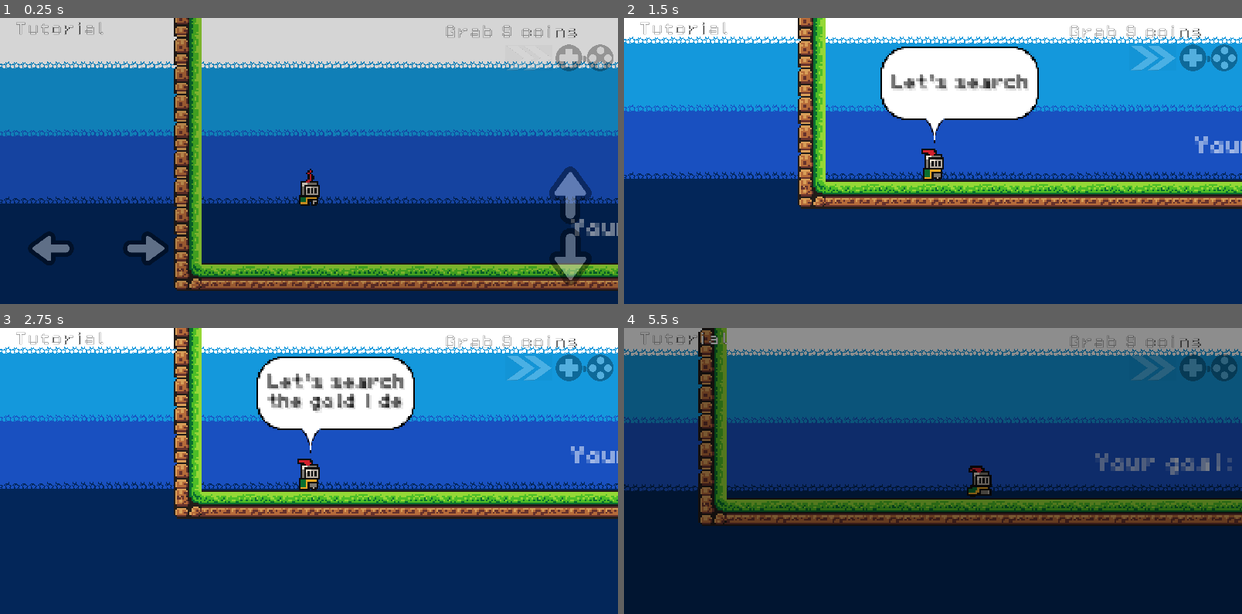
Above: before the commit, frames 1-4 (two rows, left to right).
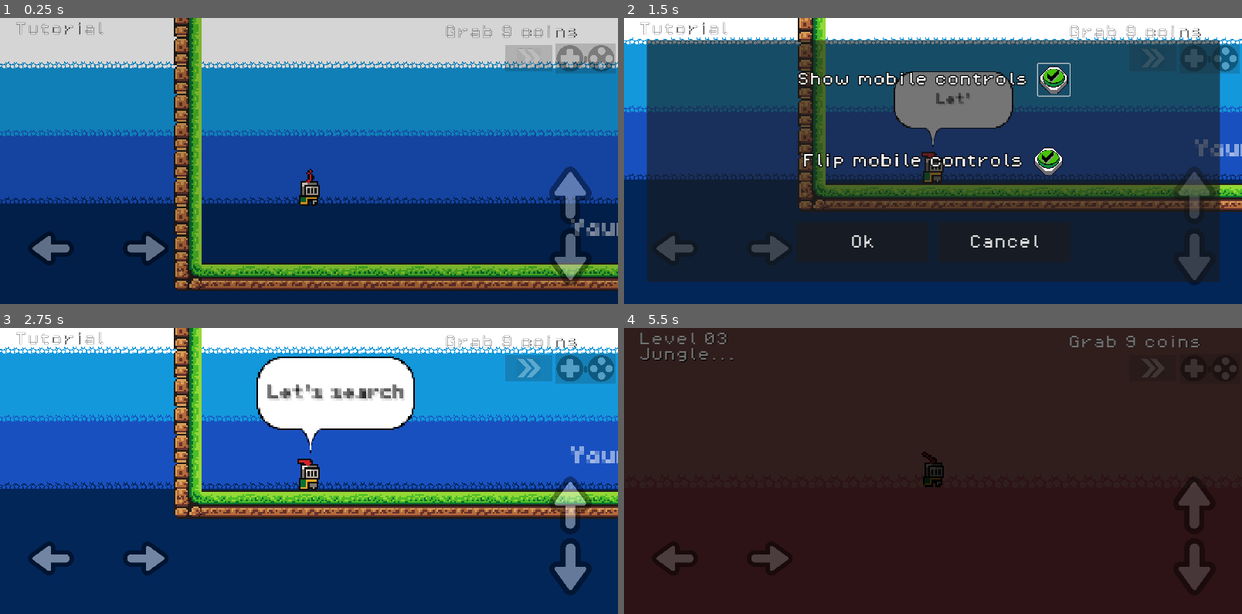
Above: after the commit, the same moments.

Repository: olivierpons/godot-prout-2d
Game: Godot game, scene res://scene/levels/level_01.tscn
Same seed, same stepped clock (60 frames per second), same inputs: the game is played once before the commit and once after it.
Inputs (mouse positions are in pixels of both pictures, inside the frame that each line leads up to):
- Up to frame 1 (0.25 s): no input
- Up to frame 2 (1.5 s): click (1211, 58) at 0.52 s; click (1056, 80) at 1.27 s
- Up to frame 3 (2.75 s): click (383, 551) at 2 s, where only the run after the commit has a clickable "Cancel"
- Up to frame 4 (5.5 s): click (1155, 368) at 2.77 s; click (1155, 368) at 3.52 s; move the mouse to (933, 479) at 4.27 s; hold D (move_right) from 4.28 s (still down); tap X (next_level) at 4.35, 5.1 s; click (933, 479) at 4.42 s; tap Delete (jump) at 4.52, 5.27 s; move the mouse to (809, 485) at 5.02 s; click (809, 485) at 5.17 s

The runs differ from the first frame. In frame 1, 1.5% of the frame differs, in the area x 81-100%, y 8-20%; in frame 2, 78%; in frame 3, 5.9%; in frame 4, 98%, in the area x 0-100%, y 0-100%.
Error before the commit: Invalid access to property or key 'next_level' on a base object of type 'Area2D (exit_door.gd)'. (res://scripts/game_manager.gd:77)

Commit message:
Option menu (not working)

Diff:
--- a/scene/canvas_layer_for_all.tscn
+++ b/scene/canvas_layer_for_all.tscn
@@ -7,9 +7,7 @@
 [ext_resource type="Texture2D" uid="uid://decjww6mvh1fu" path="res://assets/sprites/joystick_mobile/joypad.png" id="6_l5lpf"]
 [ext_resource type="PackedScene" uid="uid://dojjd3ps2ndk" path="res://scene/fade_in_out.tscn" id="7_551ug"]
 [ext_resource type="Texture2D" uid="uid://lqey81cxwfc0" path="res://assets/sprites/double-arrow.png" id="7_krs64"]
-
-[sub_resource type="RectangleShape2D" id="RectangleShape2D_wbqib"]
-size = Vector2(450, 220)
+[ext_resource type="PackedScene" uid="uid://bq4kccnk0a0yc" path="res://scene/options.tscn" id="9_yaequ"]
 
 [node name="canvas_layer_for_all" type="CanvasLayer"]
 script = ExtResource("1_u3hlp")
@@ -58,21 +56,30 @@
 [node name="mobile_up_down" parent="." instance=ExtResource("4_sslw1")]
 position = Vector2(1292, 540)
 
-[node name="btn_show_hide_mobile" type="TouchScreenButton" parent="."]
+[node name="btn_next_level" type="Button" parent="."]
 self_modulate = Color(1, 1, 1, 0.305882)
-position = Vector2(1257, 58)
+offset_left = 1144.0
+offset_top = 61.0
+offset_right = 1502.0
+offset_bottom = 261.0
 scale = Vector2(0.3, 0.3)
-texture_normal = ExtResource("6_l5lpf")
-shape = SubResource("RectangleShape2D_wbqib")
+icon = ExtResource("7_krs64")
+icon_alignment = 1
 
-[node name="btn_next_level" type="TouchScreenButton" parent="."]
-self_modulate = Color(1, 1, 1, 0.231373)
-position = Vector2(1145, 62)
-scale = Vector2(0.569207, 0.378171)
-texture_normal = ExtResource("7_krs64")
+[node name="btn_options" type="Button" parent="."]
+self_modulate = Color(1, 1, 1, 0.305882)
+offset_left = 1258.0
+offset_top = 58.0
+offset_right = 1713.0
+offset_bottom = 286.0
+scale = Vector2(0.3, 0.3)
+icon = ExtResource("6_l5lpf")
+
+[node name="options" parent="." instance=ExtResource("9_yaequ")]
+visible = false
 
 [node name="fade_in_out" parent="." instance=ExtResource("7_551ug")]
 visible = false
 
-[connection signal="released" from="btn_show_hide_mobile" to="." method="_on_touch_screen_button_released"]
-[connection signal="released" from="btn_next_level" to="." method="_on_btn_next_level_released"]
+[connection signal="pressed" from="btn_next_level" to="." method="_on_btn_next_level_pressed"]
+[connection signal="pressed" from="btn_options" to="." method="_on_btn_options_pressed"]
--- a/scene/fade_in_out.tscn
+++ b/scene/fade_in_out.tscn
@@ -99,6 +99,7 @@
 anchor_bottom = 1.0
 grow_horizontal = 2
 grow_vertical = 2
+mouse_filter = 2
 script = ExtResource("1_75mdi")
 
 [node name="AnimationPlayer" type="AnimationPlayer" parent="."]
--- a/scene/levels/level_05.tscn
+++ b/scene/levels/level_05.tscn
@@ -117,7 +117,7 @@
 layer_1/tile_data = PackedInt32Array(131070, 720896, 0, 131071, 0, 0, 65536, 0, 0, 65537, 0, 0, 65538, 0, 0, 65539, 0,  …(2387 unchanged characters)…
 layer_2/name = "Foreground"
 layer_2/z_index = 10
-layer_2/tile_data = PackedInt32Array(-65534, 131072, 4, 65545, 65536, 5, 65542, 65536, 5, -8, 196608, 7, 65528, 196608, 8, -65544, 131072, 4, -393226, 458752, 17, -393227, 524288, 10, -393228, 524288, 10, -393229, 524288, 10, -393230, 524288, 10, -393231, 524288, 10, -393232, 524288, 10, -393233, 524288, 10, -458762, 458752, 16, -458761, 458752, 15, -458760, 524288, 15)
+layer_2/tile_data = PackedInt32Array(-65534, 131072, 4, 65545, 65536, 5, 65542, 65536, 5, -8, 196608, 7, 65528, 196608, 8, -65544, 131072, 4, -393229, 524288, 10, -393230, 524288, 10, -393231, 524288, 10, -393232, 524288, 10, -393233, 524288, 10)
 
 [node name="Player" parent="." instance=ExtResource("3_rt1i7")]
 position = Vector2(-345, -256)
@@ -218,7 +218,6 @@
 [node name="exit_door" parent="." instance=ExtResource("13_g07mb")]
 z_index = -1
 position = Vector2(-344, -93)
-next_level = 7
 
 [node name="canvas_layer_for_all" parent="." instance=ExtResource("14_68jnv")]
 label_for_level = "Level 06"
--- a/scene/levels/level_06.tscn
+++ b/scene/levels/level_06.tscn
@@ -36,7 +36,7 @@
 layer_1/tile_data = PackedInt32Array(-65546, 0, 0, -65545, 0, 0, -65544, 0, 0, -65543, 0, 0, -65542, 0, 0, -65541, 0, 0 …(398 unchanged characters)…
 layer_2/name = "Foreground"
 layer_2/z_index = 10
-layer_2/tile_data = PackedInt32Array(-131080, 458752, 15, -131079, 524288, 15, -131078, 458752, 15, -131077, 524288, 15, -131081, 458752, 16, -196629, 458753, 0, -131093, 458753, 1, -196625, 458753, 0, -131089, 458753, 1)
+layer_2/tile_data = PackedInt32Array(-196629, 458753, 0, -131093, 458753, 1, -196625, 458753, 0, -131089, 458753, 1)
 
 [node name="Player" parent="." instance=ExtResource("3_ulsyu")]
 position = Vector2(-278, -119)
@@ -113,7 +113,6 @@
 [node name="exit_door" parent="." instance=ExtResource("16_qsdgc")]
 z_index = -1
 position = Vector2(-140, -29)
-next_level = 8
 
 [node name="canvas_layer_for_all" parent="." instance=ExtResource("14_uyl1q")]
 label_for_level = "Level 07"
--- /dev/null
+++ b/scene/options.tscn
@@ -0,0 +1,89 @@
+[gd_scene load_steps=4 format=3 uid="uid://bq4kccnk0a0yc"]
+
+[ext_resource type="Theme" uid="uid://bt4kflvkw2li7" path="res://theme.tres" id="1_4nsnd"]
+[ext_resource type="Script" path="res://scripts/options.gd" id="1_457r7"]
+
+[sub_resource type="Theme" id="Theme_n2c3x"]
+
+[node name="options" type="Panel"]
+process_mode = 3
+anchors_preset = 15
+anchor_right = 1.0
+anchor_bottom = 1.0
+offset_left = 50.0
+offset_top = 50.0
+offset_right = -50.0
+offset_bottom = -50.0
+grow_horizontal = 2
+grow_vertical = 2
+script = ExtResource("1_457r7")
+
+[node name="VBoxContainer" type="VBoxContainer" parent="."]
+layout_mode = 1
+anchors_preset = 15
+anchor_right = 1.0
+anchor_bottom = 1.0
+grow_horizontal = 2
+grow_vertical = 2
+mouse_filter = 0
+
+[node name="HBoxContainer" type="HBoxContainer" parent="VBoxContainer"]
+layout_mode = 2
+size_flags_horizontal = 4
+size_flags_vertical = 6
+mouse_filter = 0
+theme = SubResource("Theme_n2c3x")
+theme_override_constants/separation = 22
+
+[node name="Label" type="Label" parent="VBoxContainer/HBoxContainer"]
+layout_mode = 2
+mouse_filter = 0
+theme = ExtResource("1_4nsnd")
+text = "Show mobile controls"
+
+[node name="CheckBox" type="CheckBox" parent="VBoxContainer/HBoxContainer"]
+layout_mode = 2
+theme = ExtResource("1_4nsnd")
+
+[node name="hbox_flip_controls" type="HBoxContainer" parent="VBoxContainer"]
+layout_mode = 2
+size_flags_horizontal = 4
+size_flags_vertical = 6
+mouse_filter = 0
+theme = SubResource("Theme_n2c3x")
+theme_override_constants/separation = 22
+
+[node name="label_flip_controls" type="Label" parent="VBoxContainer/hbox_flip_controls"]
+layout_mode = 2
+mouse_filter = 0
+theme = ExtResource("1_4nsnd")
+text = "Flip mobile controls"
+
+[node name="CheckBox" type="CheckBox" parent="VBoxContainer/hbox_flip_controls"]
+layout_mode = 2
+theme = ExtResource("1_4nsnd")
+button_pressed = true
+
+[node name="hbox_buttons" type="HBoxContainer" parent="VBoxContainer"]
+layout_mode = 2
+size_flags_horizontal = 4
+size_flags_vertical = 6
+mouse_filter = 0
+theme = SubResource("Theme_n2c3x")
+theme_override_constants/separation = 22
+
+[node name="btn_ok" type="Button" parent="VBoxContainer/hbox_buttons"]
+custom_minimum_size = Vector2(300, 90)
+layout_mode = 2
+theme = ExtResource("1_4nsnd")
+text = "Ok"
+
+[node name="btn_cancel" type="Button" parent="VBoxContainer/hbox_buttons"]
+custom_minimum_size = Vector2(300, 90)
+layout_mode = 2
+theme = ExtResource("1_4nsnd")
+text = "Cancel"
+
+[connection signal="visibility_changed" from="." to="." method="_on_visibility_changed"]
+[connection signal="pressed" from="VBoxContainer/hbox_buttons/btn_ok" to="." method="_on_btn_ok_pressed"]
+[connection signal="pressed" from="VBoxContainer/hbox_buttons/btn_cancel" to="." method="_on_btn_cancel_pressed"]
--- a/scripts/bottle.gd
+++ b/scripts/bottle.gd
@@ -7,7 +7,7 @@
 @onready var area_2d = $Area2D
 @onready var timer = $Timer
 @onready var audio_stream_player = $AudioStreamPlayer
-@onready var animation_player = $AnimationPlayer
+@onready var animation_player: AnimationPlayer = $AnimationPlayer
 
 func _on_area_2d_body_entered(body):
 	if body.is_in_group("player"):
--- a/scripts/canvas_layer_for_all.gd
+++ b/scripts/canvas_layer_for_all.gd
@@ -17,6 +17,7 @@
 @onready var label_desc = $LabelDesc
 @onready var mobile_left_right: Node2D = $mobile_left_right
 @onready var mobile_up_down: Node2D = $mobile_up_down
+@onready var options = $options
 
 func get_fade_in_out() -> Node2D:
 	return find_child("fade_in_out", true, false)
@@ -51,12 +52,13 @@
 	if label_desc:
 		label_desc.text = new_value
 
-func _on_touch_screen_button_released():
+func _on_btn_next_level_pressed():
+	emit_signal("signal_btn_next_level")
+
+func _on_btn_options_pressed():
+	#global.mobile_visible = not global.mobile_visible
+	#mobile_left_right.visible = global.mobile_visible
+	#mobile_up_down.visible = global.mobile_visible
 	if Engine.is_editor_hint():  # in editor = do nothing:
 		return
-	global.mobile_visible = not global.mobile_visible
-	mobile_left_right.visible = global.mobile_visible
-	mobile_up_down.visible = global.mobile_visible
-
-func _on_btn_next_level_released():
-	emit_signal("signal_btn_next_level")
+	options.visible = true
--- a/scripts/game_manager.gd
+++ b/scripts/game_manager.gd
@@ -33,6 +33,8 @@
 		canvas_layer_for_all.signal_btn_next_level.connect(
 			_on_btn_next_level_released
 		)
+	else:
+		push_error("WTFFFFFFFFFFFFFFFFFFFFFFFFFFFFFFFFFFFF")
 	if debug:
 		var one_coin_left = false
 		for coin in get_tree().get_nodes_in_group("coin"):
@@ -74,6 +76,4 @@
 		main_exit_door.open_door()
 
 func _on_btn_next_level_released():
-	global.next_level.emit(
-		main_exit_door.next_level, null, main_exit_door
-	)
+	global.go_to_next_level()
--- a/scripts/global.gd
+++ b/scripts/global.gd
@@ -84,9 +84,12 @@
 		player.velocity = Vector2(0, 0)
 	if door:
 		door.audio_stream_player_exit.play()
-	fade_anim_player.animation_finished.connect(
+	if not fade_anim_player.animation_finished.is_connected(
 		_on_animation_finished
-	)
+	):
+		fade_anim_player.animation_finished.connect(
+			_on_animation_finished
+		)
 	fade_anim_player.play("normal_to_black")
 
 
@@ -125,27 +128,3 @@
 
 func fade_all() -> void:
 	_anim_player.play("fade_all")
-
-func set_text_to_last_modified(label: Label):
-	var scene_path = get_tree().current_scene.scene_file_path
-	var modification_time = FileAccess.get_modified_time(scene_path)
-	if modification_time != 0:
-		# Convertissez le timestamp Unix en date et heure lisible
-		var date_time_dict: Dictionary = Time.get_datetime_dict_from_unix_time(
-			modification_time
-		)
-		var time_zone_dict: Dictionary = Time.get_time_zone_from_system()
-		var minutes_bias: int = time_zone_dict["bias"]
-		date_time_dict["hour"] += float(minutes_bias) / 60
-		date_time_dict["minute"] += int(minutes_bias) % 60
-		var formatted_date: String = "%02d-%02d-%04d %02d:%02d:%02d" % [
-			date_time_dict["day"],
-			date_time_dict["month"],
-			date_time_dict["year"],
-			date_time_dict["hour"],
-			date_time_dict["minute"],
-			date_time_dict["second"]
-		]
-		label.text = formatted_date
-	else:
-		label.text = "Impossible de récupérer les informations de modification."
--- /dev/null
+++ b/scripts/options.gd
@@ -0,0 +1,29 @@
+extends Panel
+
+var timer = null
+
+func _ready():
+	call_deferred("add_timer")
+
+func add_timer():
+	timer = Timer.new()
+	timer.wait_time = 0.05
+	timer.one_shot = true
+	timer.connect("timeout", _set_pause_state)
+	add_child(timer)
+
+func _on_btn_ok_pressed():
+	visible = false
+
+func _on_btn_cancel_pressed():
+	visible = false
+
+func _on_visibility_changed():
+	if timer:
+		timer.stop()
+		timer.start()
+
+func _set_pause_state():
+	var tree = get_tree()
+	if tree:
+		tree.paused = visible
--- /dev/null
+++ b/theme.tres
@@ -0,0 +1,21 @@
+[gd_resource type="Theme" load_steps=4 format=3 uid="uid://bt4kflvkw2li7"]
+
+[ext_resource type="FontFile" uid="uid://dgfh8ygbmywbn" path="res://assets/fonts/PixelOperator8.ttf" id="1_dkidd"]
+[ext_resource type="Texture2D" uid="uid://ccwuf5r4rm8mr" path="res://assets/theme/checkbox_unchecked.png" id="1_l3bvv"]
+[ext_resource type="Texture2D" uid="uid://dbvw416ld0tx3" path="res://assets/theme/checkbox_checked.png" id="2_pbky2"]
+
+[resource]
+default_base_scale = 2.0
+default_font = ExtResource("1_dkidd")
+default_font_size = 32
+CheckBox/icons/checked = ExtResource("2_pbky2")
+CheckBox/icons/checked_disabled = ExtResource("1_l3bvv")
+CheckBox/icons/radio_checked = ExtResource("2_pbky2")
+CheckBox/icons/radio_checked_disabled = ExtResource("1_l3bvv")
+CheckBox/icons/radio_unchecked = ExtResource("1_l3bvv")
+CheckBox/icons/radio_unchecked_disabled = ExtResource("1_l3bvv")
+CheckBox/icons/unchecked = ExtResource("1_l3bvv")
+CheckBox/icons/unchecked_disabled = ExtResource("1_l3bvv")
+Label/colors/font_outline_color = Color(0, 0, 0, 1)
+Label/constants/outline_size = 8
+Label/fonts/font = ExtResource("1_dkidd")
Binary file changed: assets/sprites/world_tileset.png
Binary file added: assets/theme/checkbox_checked.png
Binary file added: assets/theme/checkbox_unchecked.png
Not shown, changed: export/index.html
Not shown, changed: export/index.pck
Not shown, changed: export/index.service.worker.js
